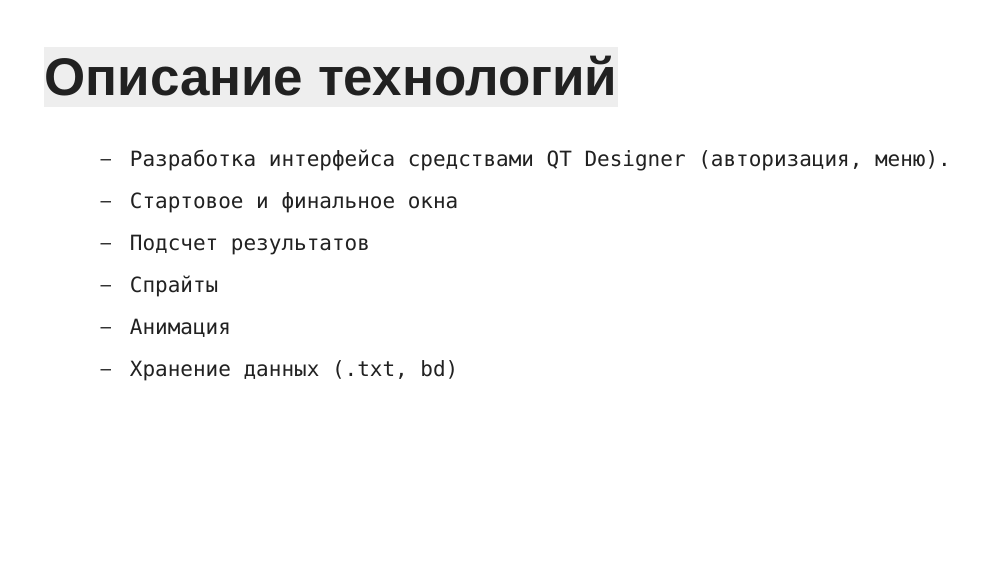
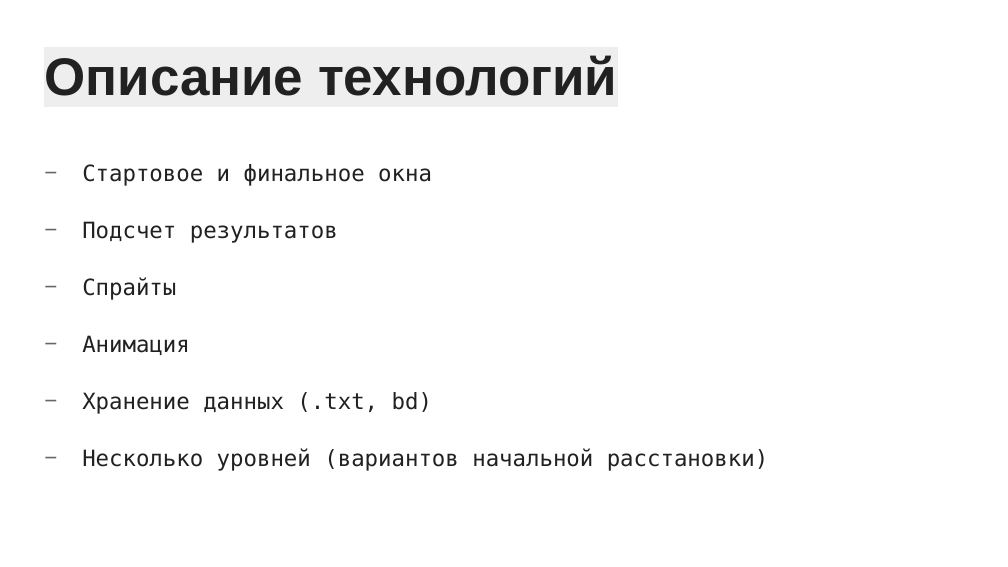
Before and after one commit to SMPakhomov/pygame_project_chess, a slide deck: slide 5 of pygame_chess_presentation.pptx. Drawn at 1008x567 pixels with LibreOffice and Linux fonts; fonts in the diff are those of the drawing. Boxes give left, top, right and bottom in pixels: in the first picture for what was removed or moved away, otherwise in the second. Text is boxed around its words. In the diff, an @@ line names an element or a change of style, - is before the commit and + after.

```diff
--- a/pygame_chess_presentation.pptx
+++ b/pygame_chess_presentation.pptx
@@ text at [130,149,951,171]: paragraph removed @@
-⎯ Разработка интерфейса средствами QT Designer (авторизация, меню).
@@ text at [82,164,432,414]: size 15 to 16 pt in "Стартовое и финальное окна", "Подсчет результатов", "Спрайты", "Анимация" and 1 more places; bullet ⎯ to −; line spacing 1 to 1.5; bullet colour #000000 to #666666 @@
@@ text at [82,448,768,471]: paragraph added @@
+− Несколько уровней (вариантов начальной расстановки)
```
Also in this commit, not shown: 3 other slides changed, 1 slide added, 1 other file.
